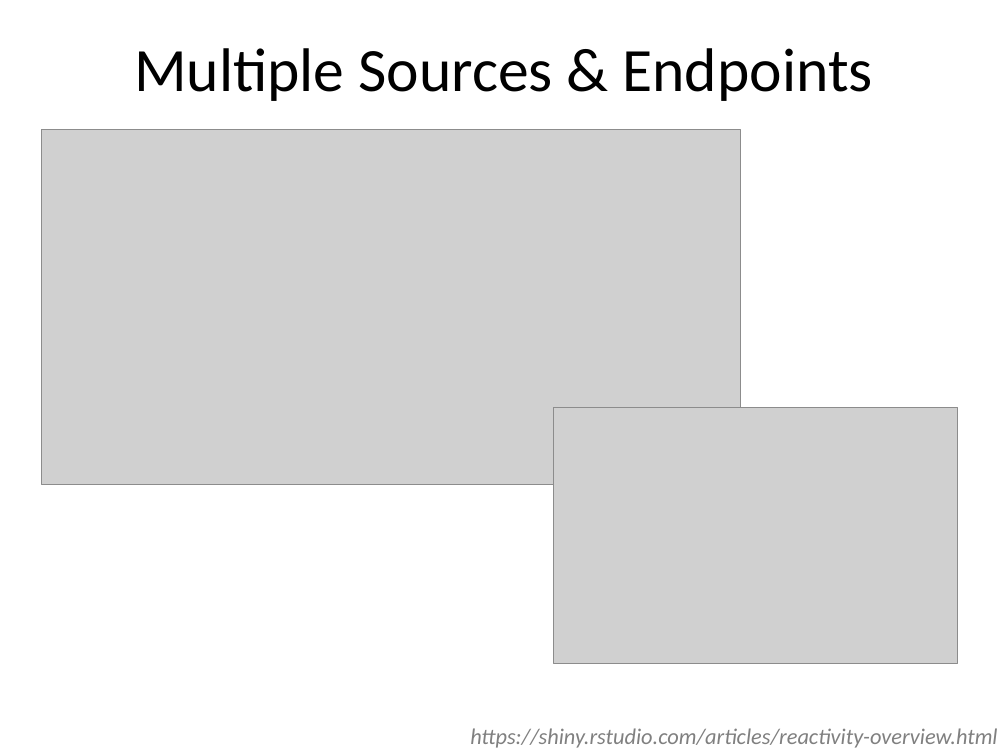
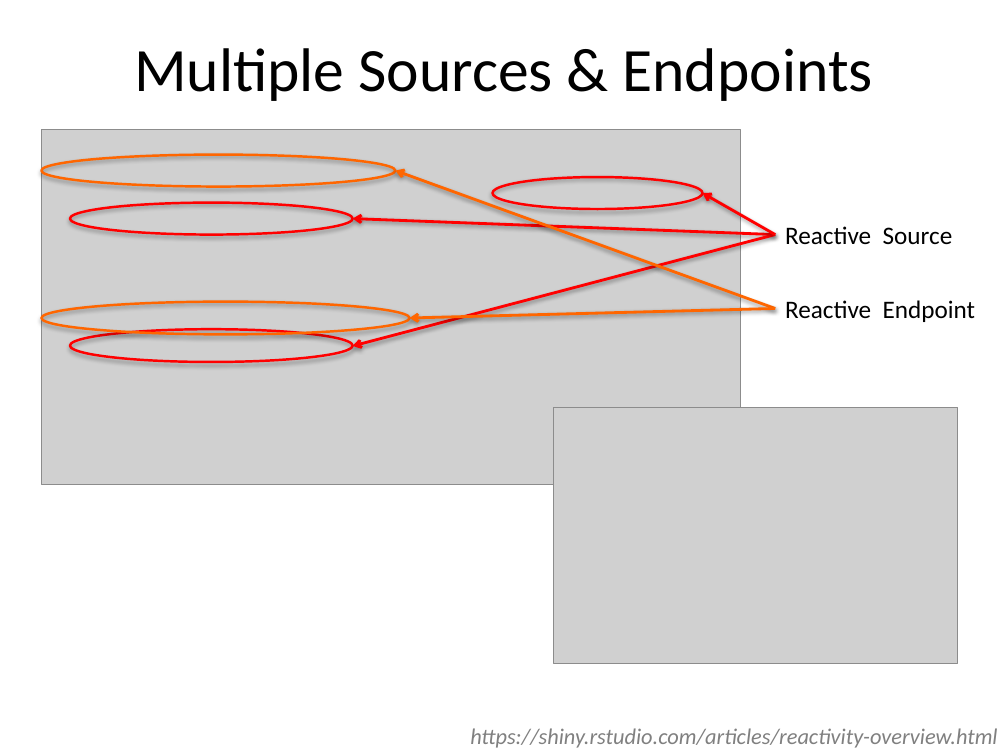
Before and after one commit to cabradbury/shiny-apps-part1, a slide deck: slide 18 of Presentation.pptx. Drawn at 1008x756 pixels with LibreOffice and Linux fonts; fonts in the diff are those of the drawing; grey boxes stand for pictures. Boxes give left, top, right and bottom in pixels: in the first picture for what was removed or moved away, otherwise in the second. Text is boxed around its words. In the diff, an @@ line names an element or a change of style, - is before the commit and + after.

```diff
--- a/Presentation.pptx
+++ b/Presentation.pptx
@@ ellipse added at box(41, 154, 395, 186), outline #FF6600 1.75 pt @@
@@ arrow added from (775, 308) to (395, 170), #FF6600 2 pt @@
@@ ellipse added at box(493, 177, 703, 210), outline #FF0000 1.75 pt @@
@@ ellipse added at box(70, 203, 352, 235), outline #FF0000 1.75 pt @@
@@ arrow added from (775, 235) to (703, 194), #FF0000 2 pt @@
@@ arrow added from (775, 235) to (353, 219), #FF0000 2 pt @@
@@ arrow added from (775, 235) to (353, 346), #FF0000 2 pt @@
@@ text added at box(785, 226, 953, 244), 18 pt, text #000000 @@
+Reactive Source
@@ ellipse added at box(41, 301, 409, 335), outline #FF6600 1.75 pt @@
@@ arrow added from (775, 308) to (409, 319), #FF6600 2 pt @@
@@ text added at box(785, 300, 975, 322), 18 pt, text #000000 @@
+Reactive Endpoint
@@ ellipse added at box(70, 330, 352, 363), outline #FF0000 1.75 pt @@
```
Also in this commit, not shown: 1 other slide changed, 2 other files.
